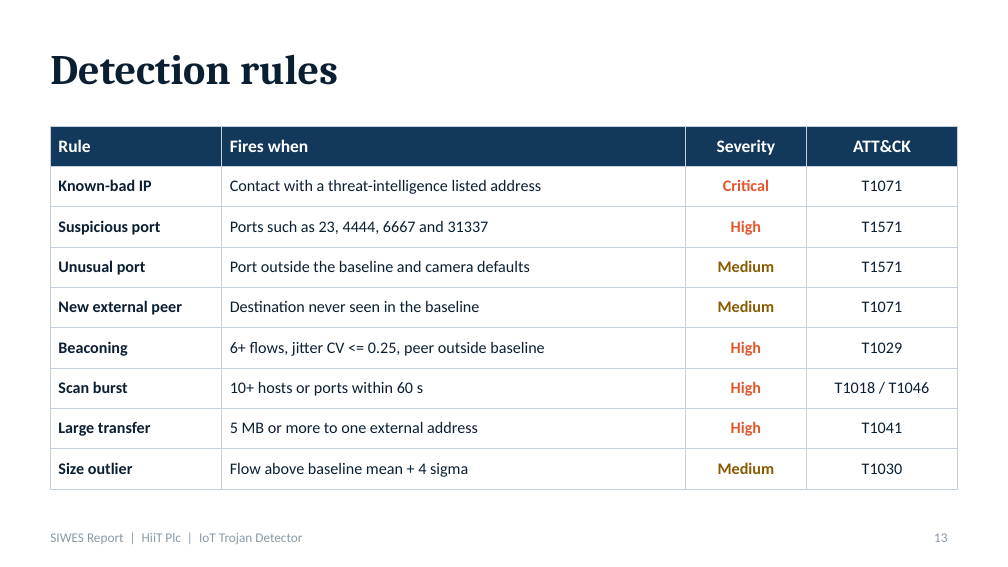
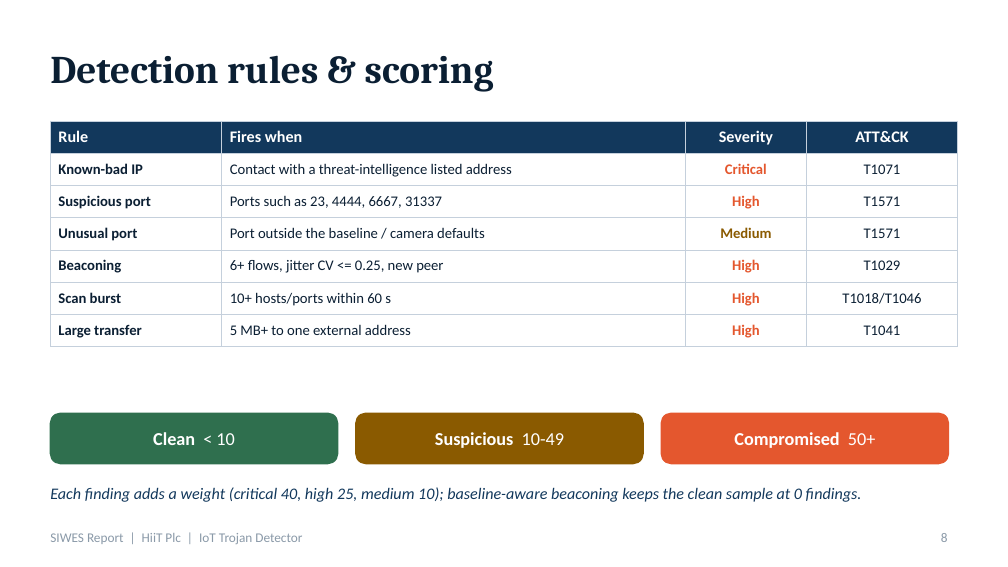
Before and after one commit to emmanuelekopimo/build-with-ai, a slide deck: slide 8 of docs/SIWES-Presentation-HiiT-Plc-IoT-Trojan-Detector.pptx (slide 13 before the commit). Drawn at 1008x567 pixels with LibreOffice and Linux fonts; fonts in the diff are those of the drawing. Boxes give left, top, right and bottom in pixels: in the first picture for what was removed or moved away, otherwise in the second. Text is boxed around its words. In the diff, an @@ line names an element or a change of style, - is before the commit and + after.

```diff
--- a/docs/SIWES-Presentation-HiiT-Plc-IoT-Trojan-Detector.pptx
+++ b/docs/SIWES-Presentation-HiiT-Plc-IoT-Trojan-Detector.pptx
@@ title at box(50, 55, 494, 92): text changed; size 30 to 28 pt @@
-Detection rules
+Detection rules & scoring
@@ table at box(50, 121, 958, 342) @@
-row 3: Suspicious port | Ports such as 23, 4444, 6667 and 31337 | High | T1571
-row 4: Unusual port | Port outside the baseline and camera defaults | Medium | T1571
-row 5: New external peer | Destination never seen in the baseline | Medium | T1071
-row 6: Beaconing | 6+ flows, jitter CV <= 0.25, peer outside baseline | High | T1029
-row 7: Scan burst | 10+ hosts or ports within 60 s | High | T1018 / T1046
-row 8: Large transfer | 5 MB or more to one external address | High | T1041
-row 9: Size outlier | Flow above baseline mean + 4 sigma | Medium | T1030
+row 3: Suspicious port | Ports such as 23, 4444, 6667, 31337 | High | T1571
+row 4: Unusual port | Port outside the baseline / camera defaults | Medium | T1571
+row 5: Beaconing | 6+ flows, jitter CV <= 0.25, new peer | High | T1029
+row 6: Scan burst | 10+ hosts/ports within 60 s | High | T1018/T1046
+row 7: Large transfer | 5 MB+ to one external address | High | T1041
@@ table: place and size @@
-table at box(50, 126, 958, 481)
+table at box(50, 121, 958, 342)
@@ rounded rectangle added at box(50, 413, 338, 464), fill #2F6F4E, outline #2F6F4E 1 pt @@
@@ rounded rectangle added at box(356, 413, 643, 464), fill #8A5A00, outline #8A5A00 1 pt @@
@@ rounded rectangle added at box(661, 413, 949, 464), fill #E4572E, outline #E4572E 1 pt @@
@@ text added at box(153, 432, 234, 445), 13 pt, text #FFFFFF, bold @@
+Clean < 10
@@ text added at box(435, 432, 564, 448), 13 pt, text #FFFFFF, bold @@
+Suspicious 10-49
@@ text added at box(734, 432, 875, 448), 13 pt, text #FFFFFF, bold @@
+Compromised 50+
@@ text added at box(50, 487, 862, 502), 11.5 pt, text #12385C, italic @@
+Each finding adds a weight (critical 40, high 25, medium 10); baseline-aware beaconing keeps the clean sample at 0 findings.
@@ page number at box(941, 533, 948, 542): text changed @@
-13
+8
```
Also in this commit, not shown: 11 other slides changed, 2 slides added, 11 slides removed, 1 other file.
